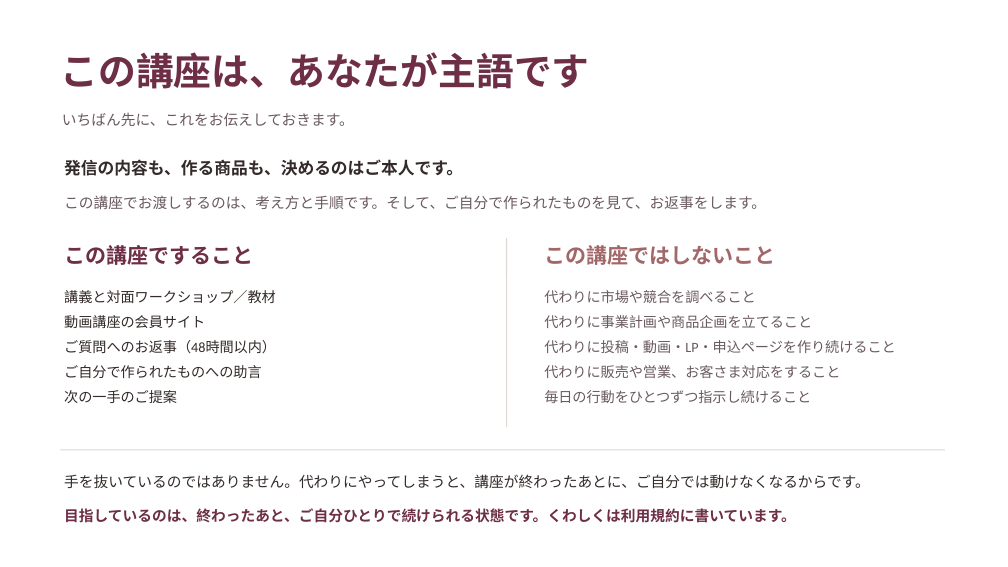
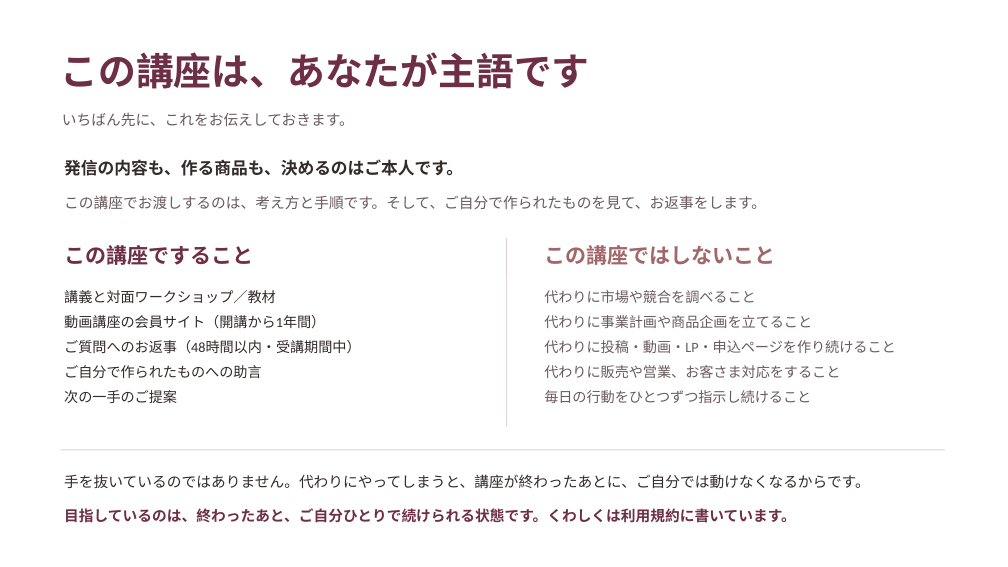
Before and after one commit to fashio17/potential-lamp, a slide deck: slide 13 of 運用/説明会/説明会_3コース_2026年10月期_v2.pptx. Drawn at 1008x567 pixels with LibreOffice and Linux fonts; fonts in the diff are those of the drawing. Boxes give left, top, right and bottom in pixels: in the first picture for what was removed or moved away, otherwise in the second. Text is boxed around its words. In the diff, an @@ line names an element or a change of style, - is before the commit and + after.

```diff
--- a/運用/説明会/説明会_3コース_2026年10月期_v2.pptx
+++ b/運用/説明会/説明会_3コース_2026年10月期_v2.pptx
@@ text at <box>64,315,360,353</box>: text changed @@
-動画講座の会員サイト
-ご質問へのお返事（48時間以内）
+動画講座の会員サイト（開講から1年間）
+ご質問へのお返事（48時間以内・受講期間中）
```
Also in this commit, not shown: 5 other slides changed, 7 other files.
